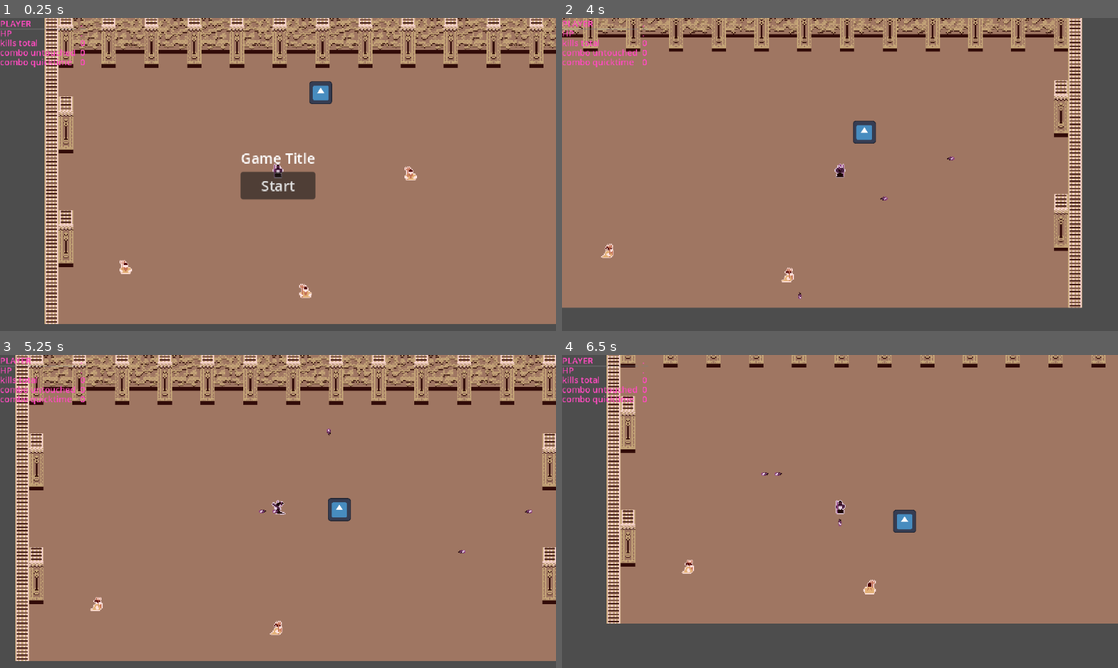
Above: before the commit, frames 1-4 (two rows, left to right).
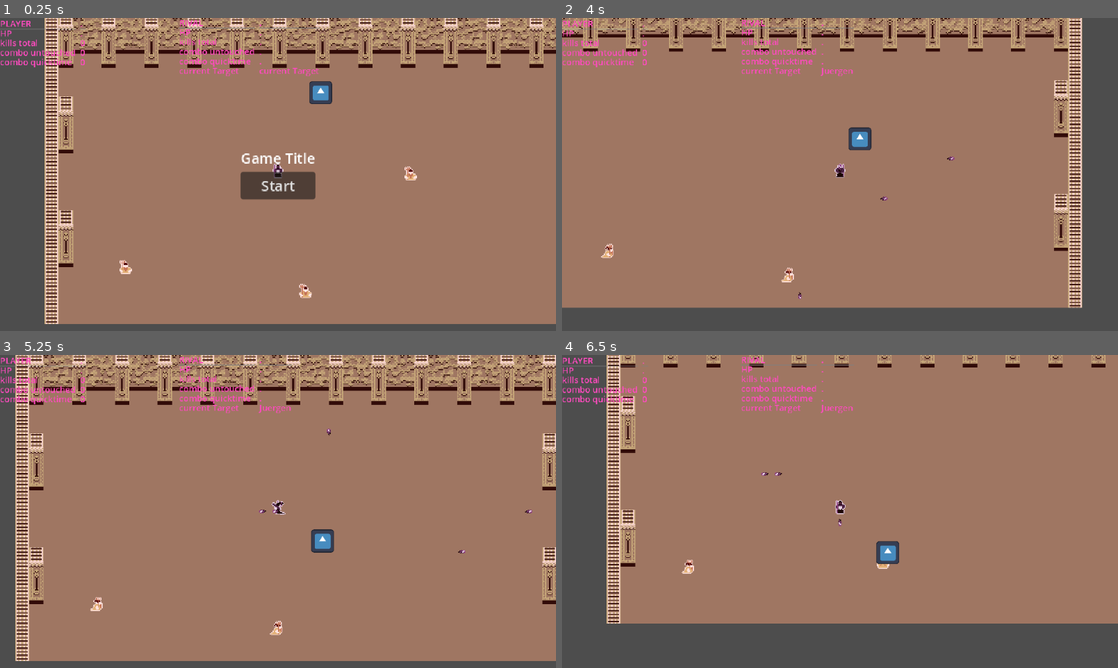
Above: after the commit, the same moments.

Repository: DanWaywell/collab_jam_game
Game: Godot game, scene res://game.tscn
Same seed, same stepped clock (60 frames per second), same inputs: the game is played once before the commit and once after it. The engine's default icon, where the game draws it, is replaced by a stand-in: a white triangle on a blue panel in a dark square.
Inputs (mouse positions are in pixels of both pictures, inside the frame that each line leads up to):
- Up to frame 1 (0.25 s): no input
- Up to frame 2 (4 s): click "Start" at 0.5 s; move the mouse to (962, 158) at 1.27 s; hold D (move_right) 1.28-2.03 s; tap Space (action_1) every 0.75 s from 1.35 to 3.6 s; move the mouse to (728, 190) at 2.02 s; hold S (move_down) 2.03-2.78 s; move the mouse to (895, 105) at 2.77 s; hold D (move_right) 2.78-3.53 s; move the mouse to (812, 237) at 3.52 s; hold W (move_up) from 3.53 s (still down)
- Up to frame 3 (5.25 s): move the mouse to (444, 558) at 4.27 s; release W (move_up) at 4.28 s; hold A (move_left) from 4.28 s (still down); tap Space (action_1) at 4.35, 5.1 s; move the mouse to (111, 464) at 5.02 s
- Up to frame 4 (6.5 s): move the mouse to (867, 511) at 5.77 s; release A (move_left) at 5.78 s; hold S (move_down) from 5.78 s (still down); tap Space (action_1) at 5.85 s

The runs differ from the first frame. In frame 1, 0.6% of the frame differs, in the area x 32-58%, y 0-19%; in frame 2, 1.0%; in frame 3, 1.2%; in frame 4, 1.3%, in the area x 32-64%, y 0-77%.

Commit message:
another rival enemy fix

Diff:
--- a/src/audio/audio_global.gd
+++ b/src/audio/audio_global.gd
@@ -19,18 +19,38 @@
 # Sound Effects
 ## holds sound files
 @export var sfx : Array[Resource]
+@export var sfx_voices: Array [Resource]
 
 ## number of sound players
 @export var sfx_player_number := 4
-
+@export var sfx_player_number2 := 4
 ## stores sound players while playing
 @onready var effect_node = $sounds
+@onready var effect_node2 = $sounds2
 
 func _ready() -> void:
 	for i in sfx_player_number:
 		var stream = AudioStreamPlayer.new()
 		stream.bus = "sound"
 		effect_node.add_child(stream)
+	for e in sfx_player_number2:
+		var stream2 = AudioStreamPlayer.new()
+		stream2.bus = "sound"
+		effect_node2.add_child(stream2)
+
+
+func play_sound_voices(play_sound_name: String, db: float = 0.0) -> void:
+	for i in sfx_voices.size():
+		var sound = sfx_voices[i]
+		var sound_name = sound.resource_path.get_file().get_basename()
+		if sound_name == play_sound_name:
+			var player: AudioStreamPlayer = effect_node2.get_child(0)
+			player.stream = sound
+			player.volume_db = db
+			player.play()
+			effect_node2.move_child(player, sfx_player_number2 - 1)
+			break
+
 
 func play_sound(play_sound_name : String, db: float = 0.0) -> void:
 	for i in sfx.size():
--- a/src/audio/audio_global.tscn
+++ b/src/audio/audio_global.tscn
@@ -38,6 +38,8 @@
 
 [node name="sounds" type="Node" parent="."]
 
+[node name="sounds2" type="Node" parent="."]
+
 [node name="AudioStreamPlayer" type="AudioStreamPlayer" parent="."]
 stream = SubResource("AudioStreamInteractive_tcplg")
 autoplay = true
--- a/src/rival/rival.gd
+++ b/src/rival/rival.gd
@@ -43,27 +43,33 @@
 		target_in_reach.append(new_target)
 
 func change_target(near_target: Mob):
-	check_append_to_near_targets(near_target)
+	check_append_to_targets(near_target)
 	if current_target == null:
 		print("change_target: target was null")
 		current_target = near_target
 		return
 	else:
-		await get_tree().create_timer(1).timeout
+		await get_tree().create_timer(0.3).timeout
 		current_target = near_target
 		print("change_target: new near target")
 
 
 func attack():
-	#simulate attack with await
-	await get_tree().create_timer(0.8).timeout
-	if current_target:
-		if target_in_reach.has(current_target):
-			if current_target.health > 0:
-				print("Rival damaged Mob")
-				current_target.take_damage(1,self)
-				attack()
-	else: pass
+	if attacking == false:
+		if current_target:
+			if target_in_reach.has(current_target):
+				if current_target.health > 0:
+					print("Rival damaged Mob")
+					current_target.take_damage(1,self)
+					attacking = true
+					#await get_tree().create_timer(0.8).timeout
+					attack()
+					return
+	else:
+		await get_tree().create_timer(0.8).timeout
+		attacking = false
+		attack()
+
 
 func enemy_killed(enemy: Mob):
 	if current_target == enemy:
@@ -83,7 +89,10 @@
 func _physics_process(_delta: float) -> void:
 	var input_direction
 	if current_target:
+		### debug prints -> globalgamemanager, delete later TODO
+		GlobalGameManager.debug_overlay.current_target_rival.text = str(current_target.name)
 		input_direction = current_target.position - position
+
 	else:
 		input_direction = Vector2.ZERO
 
@@ -104,6 +113,11 @@
 	set_direction_facing(input_direction)
 	set_sprite()
 	check_health()
+
+
+
+
+
 
 	#if Input.is_action_just_pressed("action_1"):
 		#fire_projectile()
@@ -162,20 +176,13 @@
 func _on_enemy_area_body_entered(body: Node2D) -> void:
 	if body is Mob:
 		change_target(body)
-
 	pass # Replace with function body.
 
 var attacking:bool = false
 func _on_attack_reach_body_entered(body: Node2D) -> void:
-	if attacking == false:
-		if body is Mob:
-			if body == current_target:
-				attack()
-				attacking = true
-				return
-	else:
-		await get_tree().create_timer(0.8).timeout
-		attacking = false
+	if body is Mob:
+		check_append_to_near_targets(body)
+		attack()
 	pass # Replace with function body.
 
 
--- a/src/systems/debug_overlay.gd
+++ b/src/systems/debug_overlay.gd
@@ -1,7 +1,8 @@
-extends CanvasLayer
+class_name DebugOverlay extends CanvasLayer
 
 @onready var game_manager = $".."
 
+##player
 @onready var player: Label = %PLAYER
 @onready var hp: Label = %HP
 @onready var kills_total: Label = %"kills total"
@@ -9,6 +10,17 @@
 @onready var combo_quicktime: Label = %"combo quicktime"
 
 
+
+##rival
+@onready var hp_rival: Label = %HP_rival
+@onready var kills_total_rival: Label = %"kills total_rival"
+@onready var combo_untouched_rival: Label = %"combo untouched_rival"
+@onready var combo_quicktime_rival: Label = %"combo quicktime_rival"
+@onready var current_target_rival: Label = %current_target_rival
+
+
+
+
 func _process(_delta: float) -> void:
 	kills_total.text = str(game_manager.enemies_defeated)
 	combo_untouched.text = str(game_manager.kill_combo)
--- a/src/systems/global_game_manager.gd
+++ b/src/systems/global_game_manager.gd
@@ -8,6 +8,8 @@
 signal player_got_hit
 
 signal mob_spawned(mob:Mob)
+
+@onready var debug_overlay = $debug_overlay
 
 func _ready() -> void:
 	enemy_killed_by_player.connect(quickness_combo)
--- a/src/systems/global_game_manager.tscn
+++ b/src/systems/global_game_manager.tscn
@@ -80,4 +80,80 @@
 layout_mode = 2
 text = "."
 
+[node name="Player_values2" type="HBoxContainer" parent="debug_overlay"]
+offset_left = 201.0
+offset_top = -1.0
+offset_right = 356.0
+offset_bottom = 98.0
+scale = Vector2(0.6, 0.6)
+theme = SubResource("Theme_l7gmg")
+theme_override_constants/separation = 9
+
+[node name="VBoxContainer2" type="VBoxContainer" parent="debug_overlay/Player_values2"]
+layout_mode = 2
+theme_override_constants/separation = -4
+
+[node name="PLAYER" type="Label" parent="debug_overlay/Player_values2/VBoxContainer2"]
+layout_mode = 2
+text = "RIVAL"
+
+[node name="HSeparator" type="HSeparator" parent="debug_overlay/Player_values2/VBoxContainer2"]
+layout_mode = 2
+
+[node name="HP" type="Label" parent="debug_overlay/Player_values2/VBoxContainer2"]
+layout_mode = 2
+text = "HP"
+
+[node name="kills total" type="Label" parent="debug_overlay/Player_values2/VBoxContainer2"]
+layout_mode = 2
+text = "kills total"
+
+[node name="combo untouched" type="Label" parent="debug_overlay/Player_values2/VBoxContainer2"]
+layout_mode = 2
+text = "combo untouched"
+
+[node name="combo quicktime" type="Label" parent="debug_overlay/Player_values2/VBoxContainer2"]
+layout_mode = 2
+text = "combo quicktime"
+
+[node name="current_target" type="Label" parent="debug_overlay/Player_values2/VBoxContainer2"]
+layout_mode = 2
+text = "current Target"
+
+[node name="VBoxContainer" type="VBoxContainer" parent="debug_overlay/Player_values2"]
+layout_mode = 2
+theme_override_constants/separation = -4
+
+[node name="PLAYER" type="Label" parent="debug_overlay/Player_values2/VBoxContainer"]
+layout_mode = 2
+text = "."
+
+[node name="HSeparator" type="HSeparator" parent="debug_overlay/Player_values2/VBoxContainer"]
+layout_mode = 2
+
+[node name="HP_rival" type="Label" parent="debug_overlay/Player_values2/VBoxContainer"]
+unique_name_in_owner = true
+layout_mode = 2
+text = "."
+
+[node name="kills total_rival" type="Label" parent="debug_overlay/Player_values2/VBoxContainer"]
+unique_name_in_owner = true
+layout_mode = 2
+text = "."
+
+[node name="combo untouched_rival" type="Label" parent="debug_overlay/Player_values2/VBoxContainer"]
+unique_name_in_owner = true
+layout_mode = 2
+text = "."
+
+[node name="combo quicktime_rival" type="Label" parent="debug_overlay/Player_values2/VBoxContainer"]
+unique_name_in_owner = true
+layout_mode = 2
+text = "."
+
+[node name="current_target_rival" type="Label" parent="debug_overlay/Player_values2/VBoxContainer"]
+unique_name_in_owner = true
+layout_mode = 2
+text = "current Target"
+
 [connection signal="timeout" from="quick_kill_timer" to="." method="_on_quick_kill_timer_timeout"]
